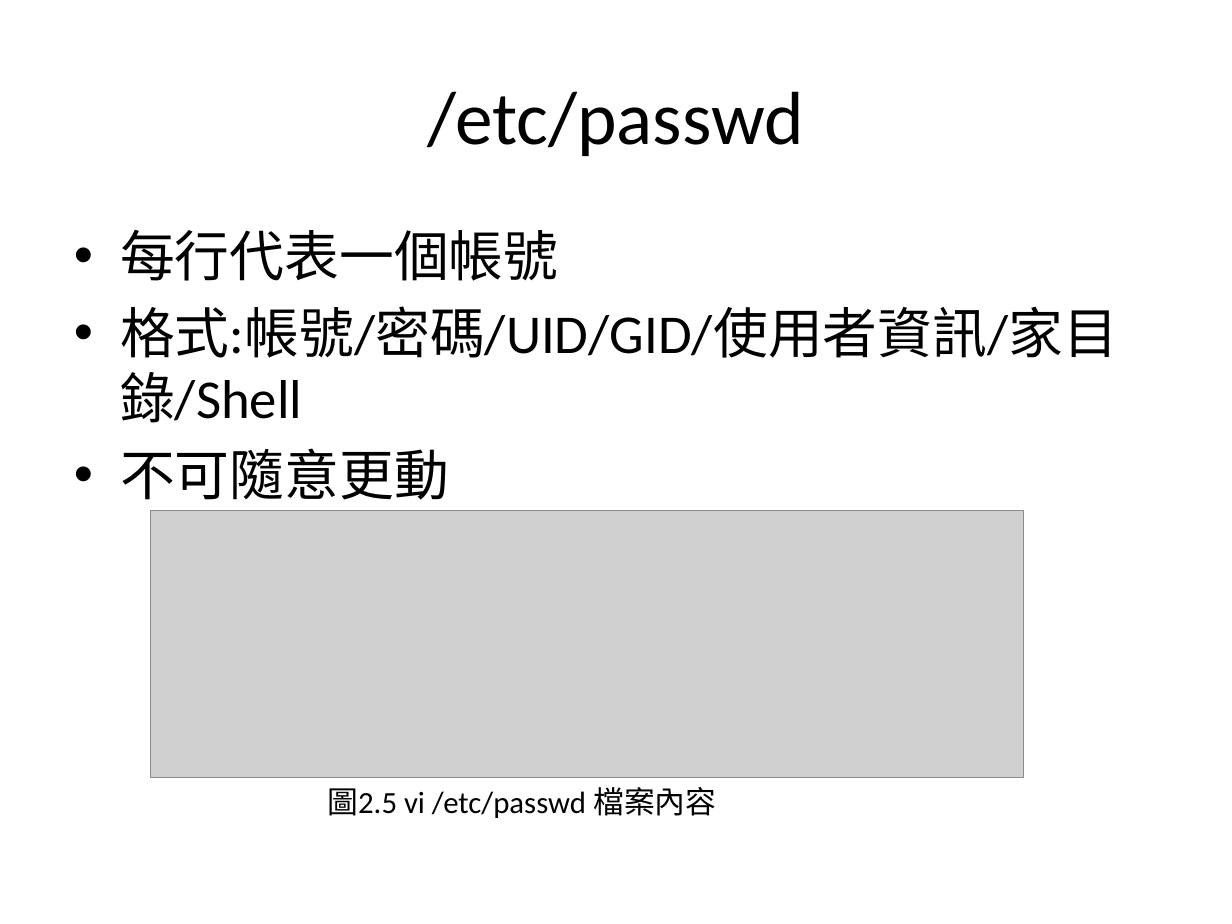
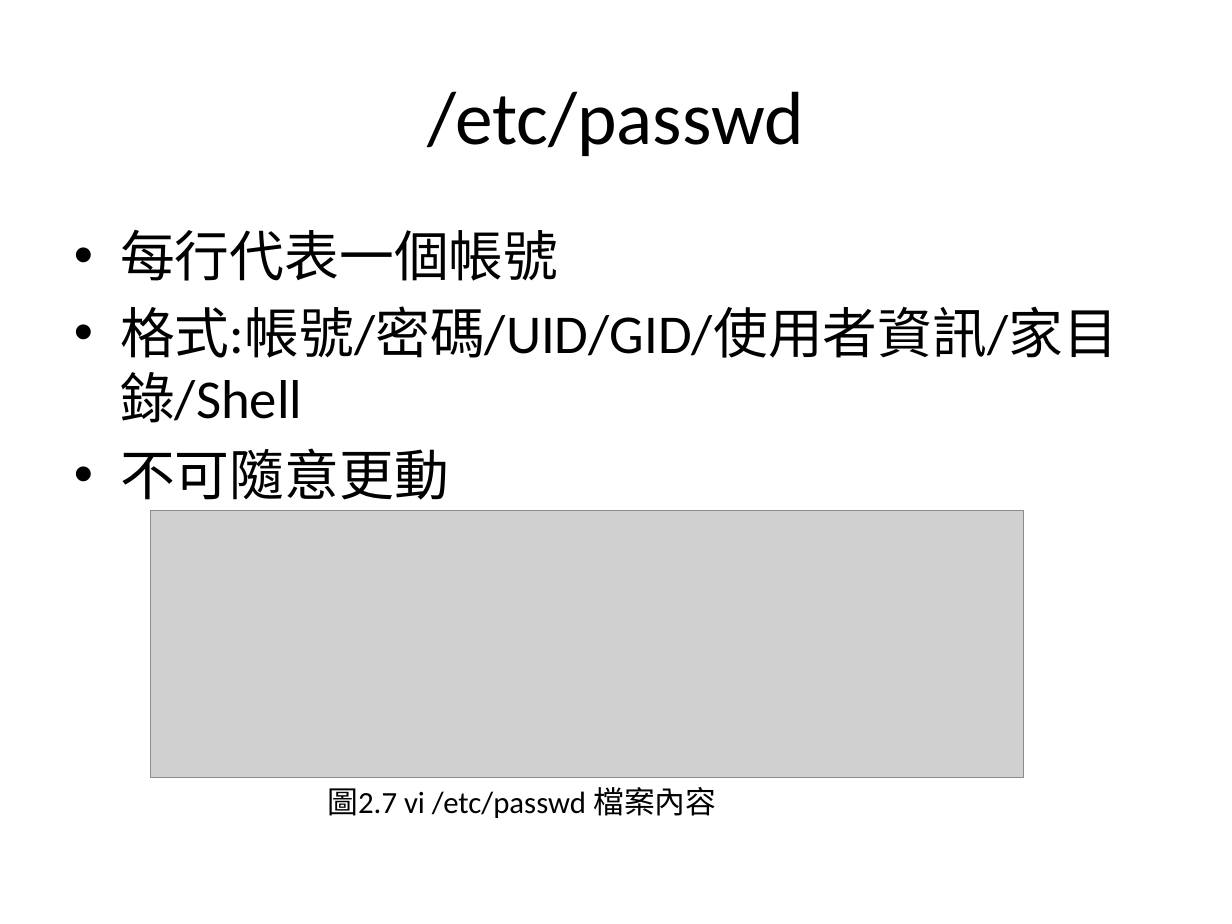
Before and after one commit to charlie11438/note, a slide deck: slide 12 of Linux/Linux_2.pptx (slide 10 before the commit). Drawn at 1232x924 pixels with LibreOffice and Linux fonts; fonts in the diff are those of the drawing; grey boxes stand for pictures. Boxes give left, top, right and bottom in pixels: in the first picture for what was removed or moved away, otherwise in the second. Text is boxed around its words. In the diff, an @@ line names an element or a change of style, - is before the commit and + after.

```diff
--- a/Linux/Linux_2.pptx
+++ b/Linux/Linux_2.pptx
@@ text at (327, 787, 716, 818): text changed @@
-圖2.5 vi /etc/passwd 檔案內容
+圖2.7 vi /etc/passwd 檔案內容
```
Also in this commit, not shown: 4 other slides changed, 3 slides added.
